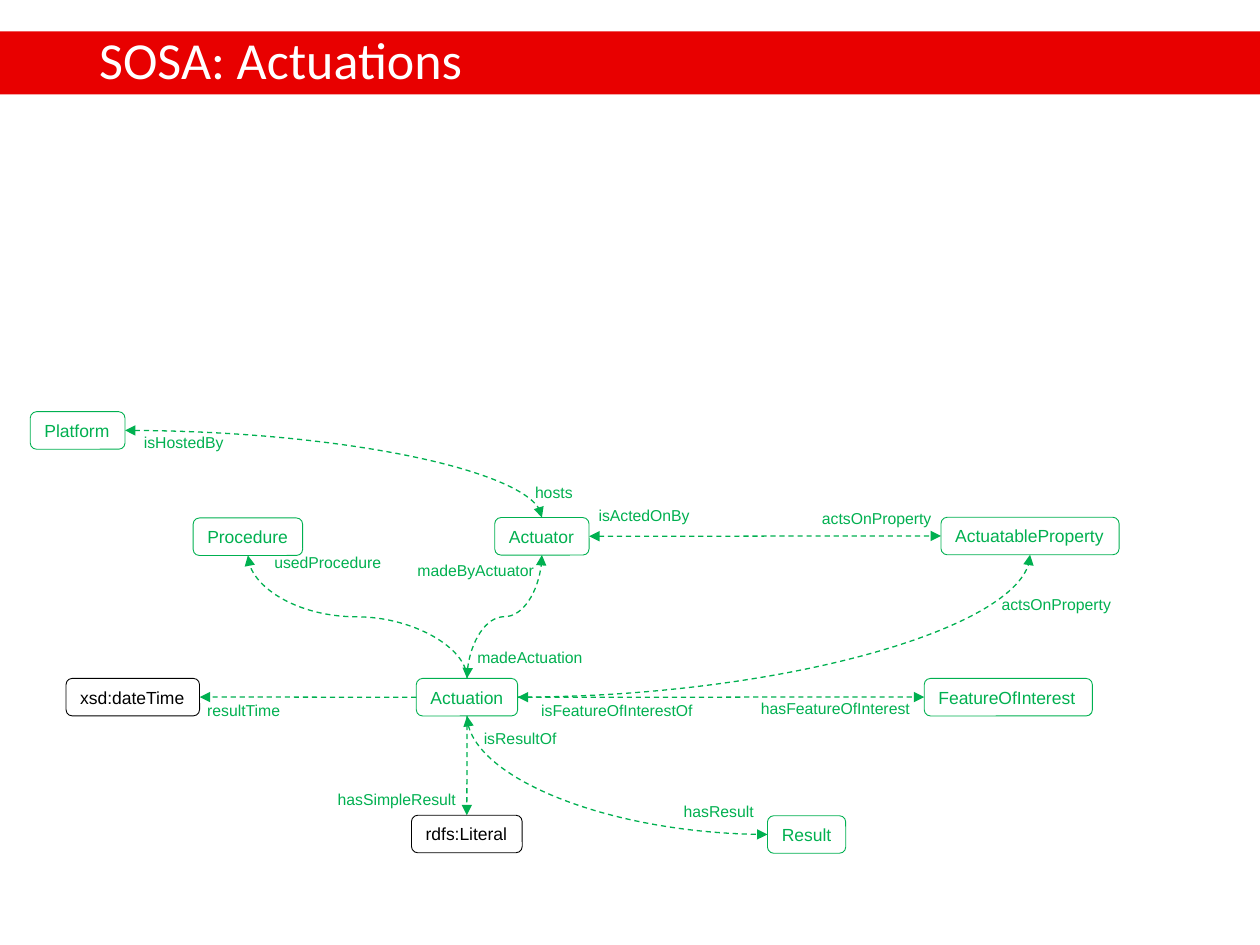
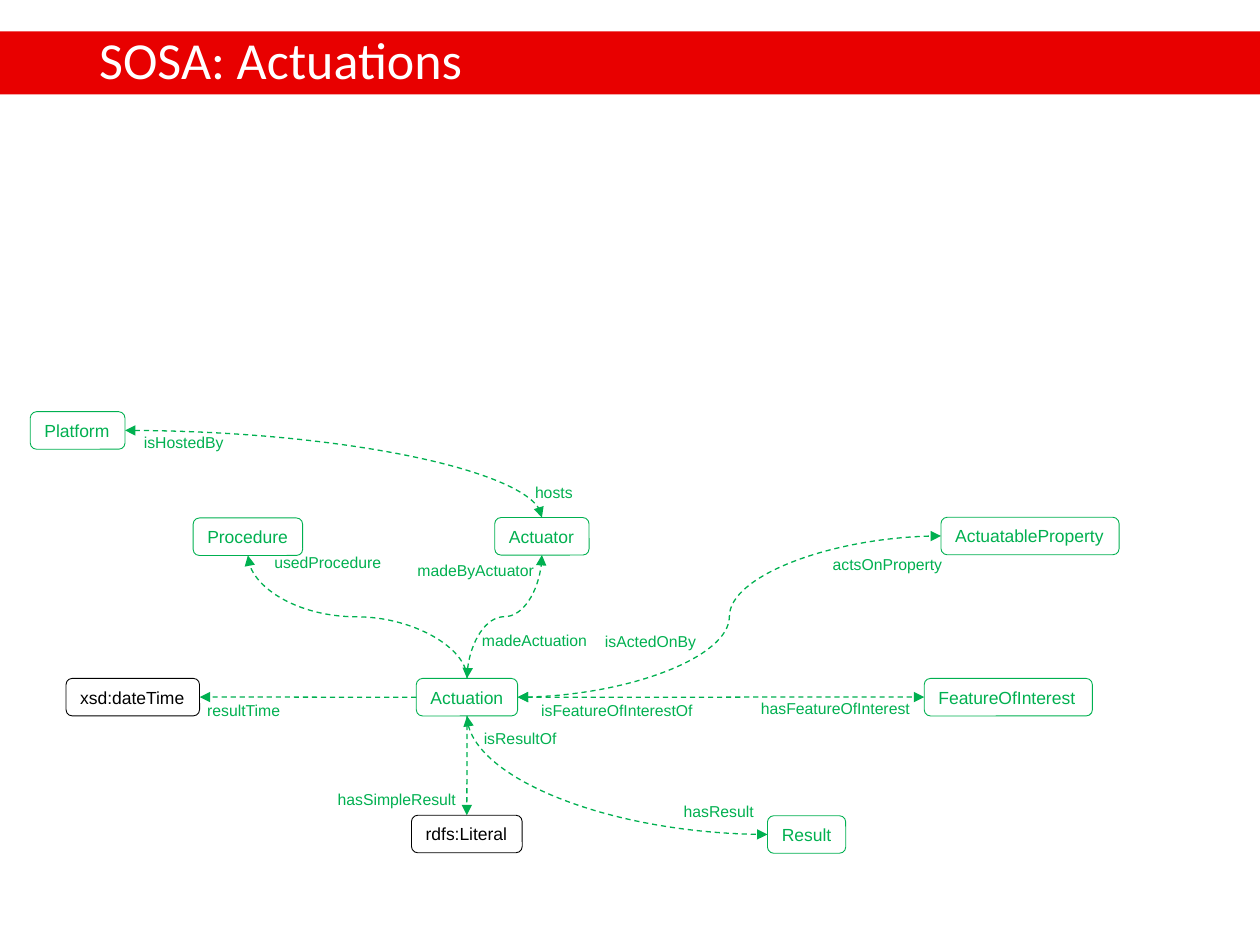
Before and after one commit to w3c/sdw, a slide deck: slide 12 of ssn/SOSA-SSN ontologies v6.pptx. Drawn at 1260x945 pixels with LibreOffice and Linux fonts; fonts in the diff are those of the drawing; background and template pictures are left out. Boxes give left, top, right and bottom in pixels: in the first picture for what was removed or moved away, otherwise in the second. Text is boxed around its words. In the diff, an @@ line names an element or a change of style, - is before the commit and + after.

```diff
--- a/ssn/SOSA-SSN ontologies v6.pptx
+++ b/ssn/SOSA-SSN ontologies v6.pptx
@@ curved double arrow moved from (590, 537) - (941, 536) to (518, 697) - (941, 536) @@
@@ curved arrow removed from (518, 697) to (1029, 554) @@
@@ text "actsOnProperty": place and size @@
-text "actsOnProperty" at [822,513,931,528]
+text "actsOnProperty" at [833,559,942,574]
@@ text removed at [1002,597,1111,614] @@
-actsOnProperty
@@ text "madeActuation": place and size @@
-text "madeActuation" at [477,651,582,663]
+text "madeActuation" at [482,634,587,646]
@@ text "isActedOnBy": place and size @@
-text "isActedOnBy" at [599,509,690,525]
+text "isActedOnBy" at [605,635,696,651]
```
Also in this commit, not shown: 3 other slides changed.
